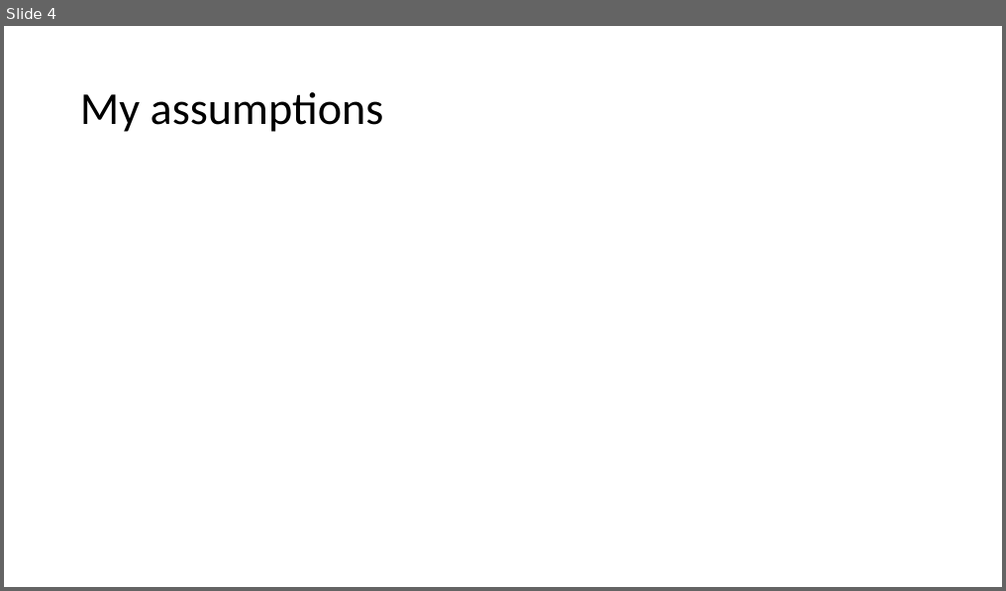
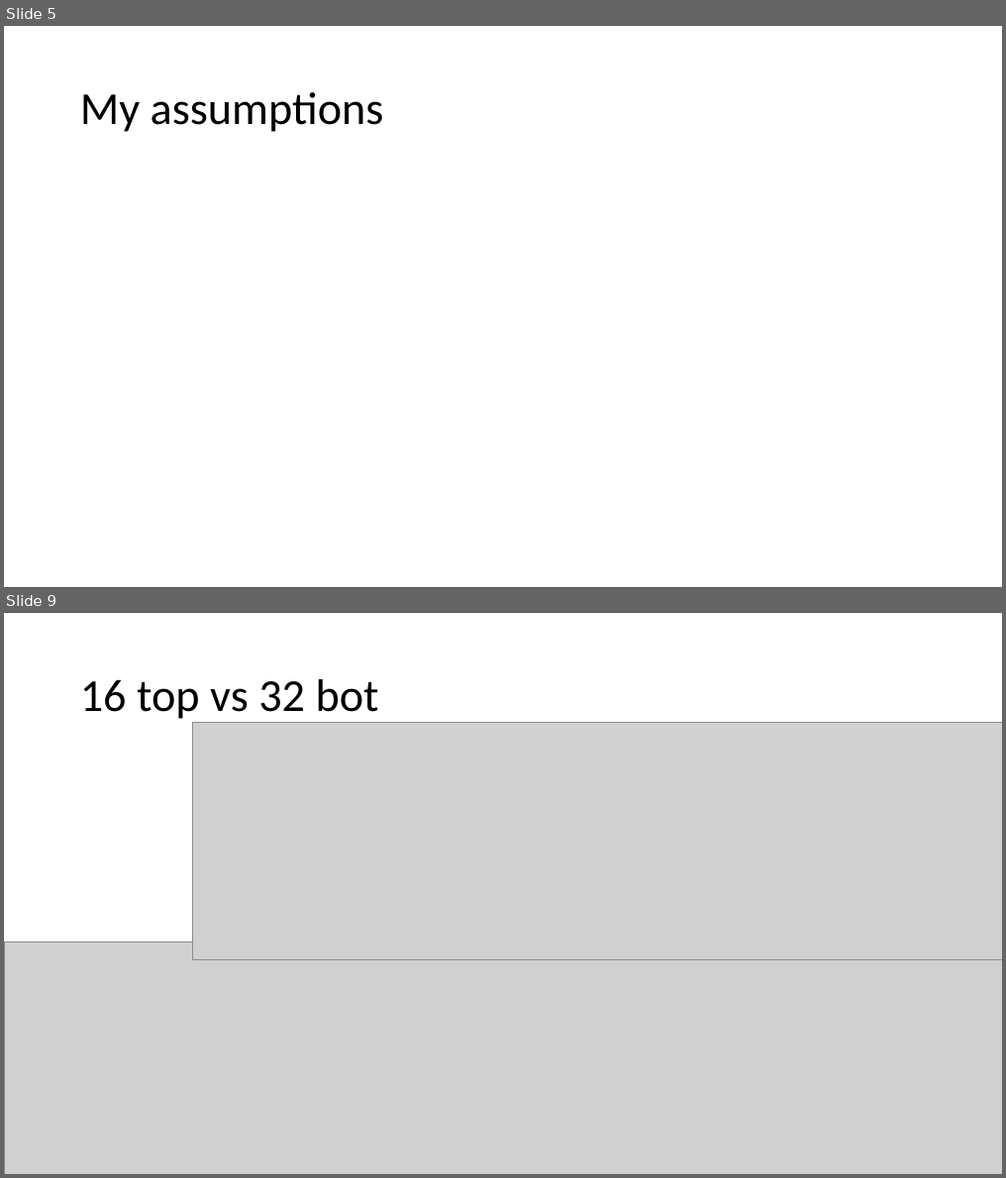
Before and after one commit to lepaulse/fifo, a slide deck: Asynchronous FIFO.pptx. Shown one above the other, each under a label of ours: slide 4 before the commit, slides 5 and 9 after it; the slides between them are not shown. The pictures are 1006x591 and 1006x1178 pixels, drawn with LibreOffice and Linux fonts; fonts in the diff are those of the drawing; grey boxes stand for pictures. Boxes give left, top, right and bottom in pixels: in the first picture for what was removed or moved away, otherwise in the second. Text is boxed around its words. In the diff, an @@ line names an element or a change of style, - is before the commit and + after.

```diff
--- a/Asynchronous FIFO.pptx
+++ b/Asynchronous FIFO.pptx
@@ slide 9 added at bbox=[4, 613, 1002, 1174], background #FFFFFF @@
@@ title added at bbox=[80, 679, 379, 723], 44 pt, text #000000 @@
+16 top vs 32 bot
@@ picture added at bbox=[193, 722, 1002, 960] @@
@@ picture added at bbox=[4, 942, 1002, 1174] @@
@@ what was slide 4 is now slide 5 @@
```
Also in this commit, not shown: 6 slides changed, 6 other slides added, 1 slide removed, 3 other files.
